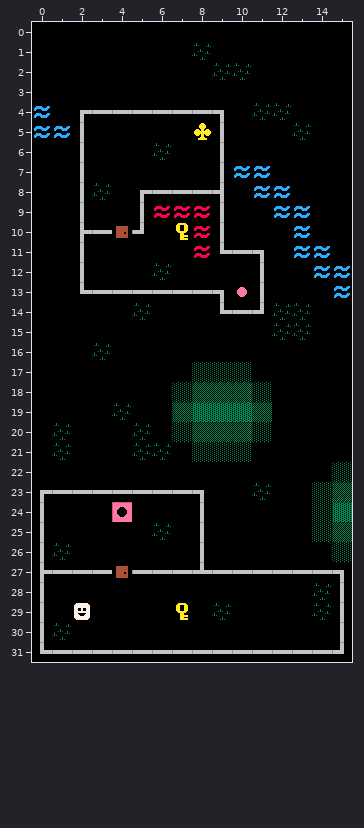
Two states of a Tiled map, Tiled data/Maps/3.tmx. This is how it looked before the edit.
Cells are 20x20 px. Shown: x 0..15, y 0..31.
After the commit:
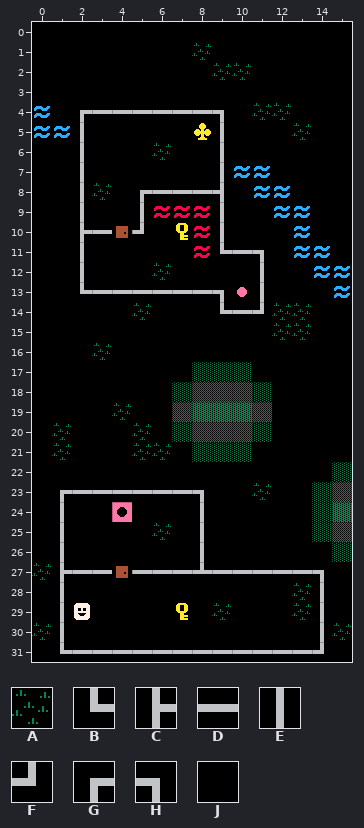
Key: from "Tileset": A 17, B 18, C 21, D 22, E 24, F 26, G 27, H 28, J 29.
_ is an empty cell.
Tiles replaced or removed in this view: A, B, C, D, E, F, G, H, J.
Difference:
Changed rows in their new state; . is an unchanged cell.
Layer "Warstwa Kafelków 1":
first column x 0:
23 JG..............
24 JE..............
25 JE..............
26 JE..............
27 AC............HJ
28 JE...........AEJ
29 JE...........AEJ
30 AE............EA
31 JB............FJ
